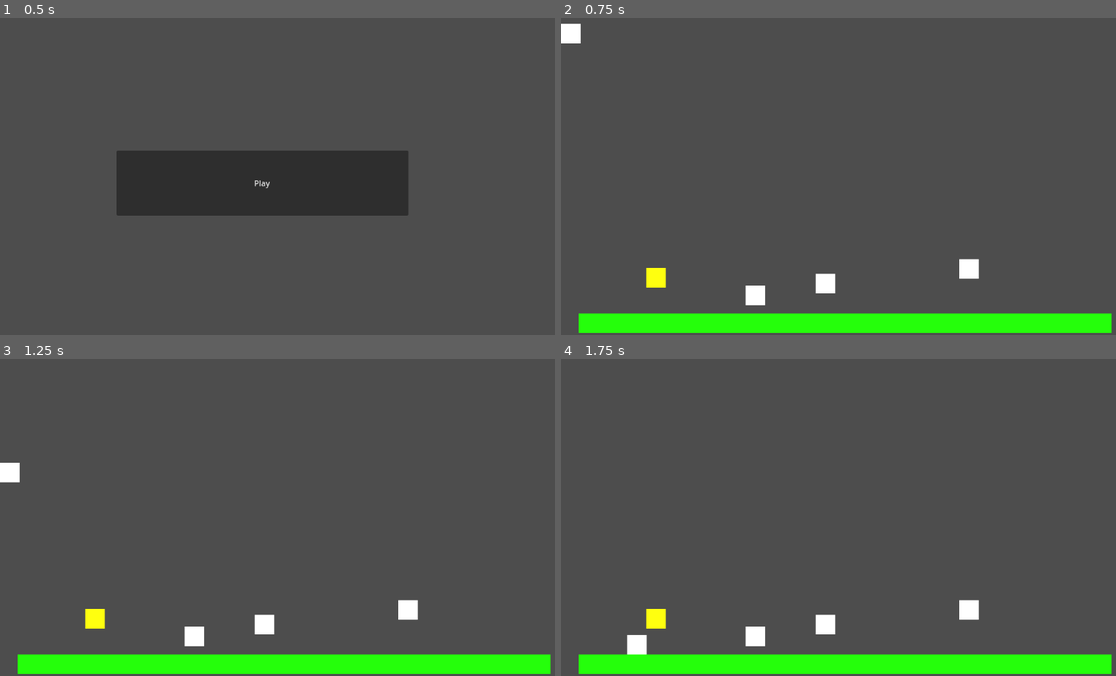
Above: before the commit, frames 1-4 (two rows, left to right).
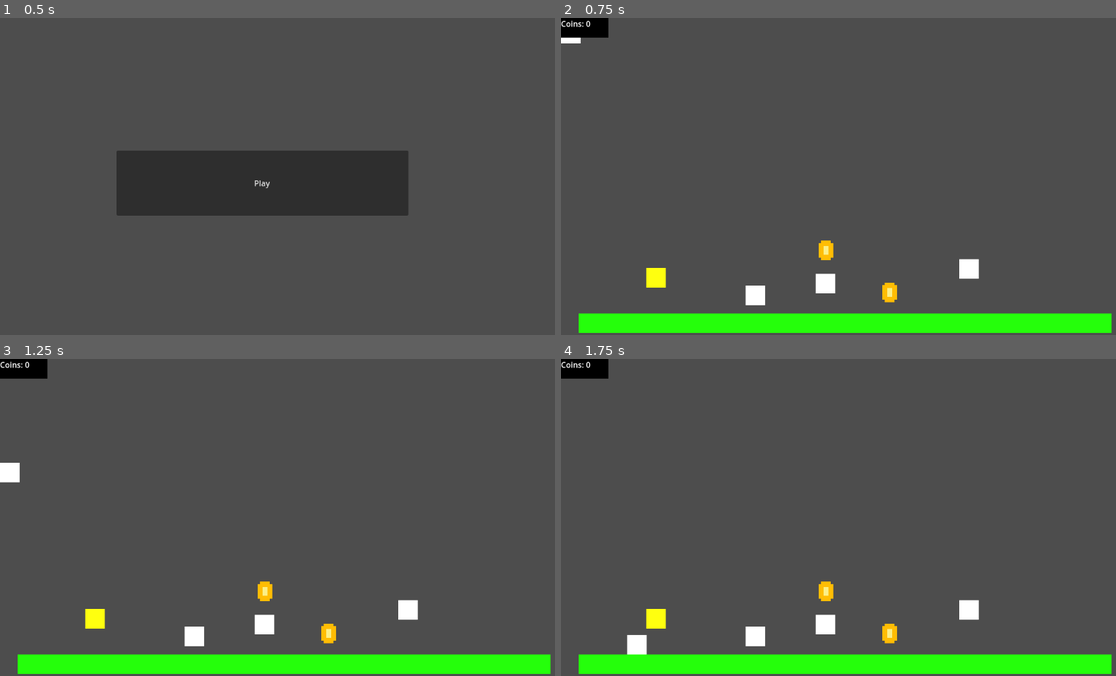
Above: after the commit, the same moments.

Repository: nech14/godoMario
Game: Godot game, scene res://scenes/menu/main_menu.tscn
The game is run twice, just before and just after one commit, with the same random seed, the same clock (stepped at 60 frames per second) and the same inputs.
Inputs:
- Up to frame 1 (0.5 s): no input
- Up to frame 2 (0.75 s): click "Play" at 0.5 s
- Up to frame 3 (1.25 s): no input
- Up to frame 4 (1.75 s): tap Enter (ui_accept) at 1.25, 1.52 s; hold Right (ui_right) from 1.28 s (still down)

Frame 1 is identical in both runs. In frame 2, 0.8% of the frame differs, in the area x 0-61%, y 0-90%; in frame 3, 0.8%; in frame 4, 0.8%.

Commit message:
Coin update

Diff:
--- /dev/null
+++ b/objects/bonuses/coin.gd
@@ -0,0 +1,17 @@
+extends Item
+
+
+# Called when the node enters the scene tree for the first time.
+func _ready() -> void:
+	$CollisionShape2D.set_deferred("disabled", true)
+
+# Called every frame. 'delta' is the elapsed time since the previous frame.
+func _process(delta: float) -> void:
+	pass
+
+func _below() -> void:
+	queue_free()
+	GameState.give_coins(1)
+
+func _above() -> void:
+	queue_free()
--- /dev/null
+++ b/objects/bonuses/coin.tscn
@@ -0,0 +1,39 @@
+[gd_scene load_steps=4 format=3 uid="uid://ddnptk0lcsf1i"]
+
+[ext_resource type="PackedScene" uid="uid://biih50hntfarg" path="res://objects/bonuses/item.tscn" id="1_issrb"]
+[ext_resource type="Script" path="res://objects/bonuses/coin.gd" id="2_5ru0j"]
+
+[sub_resource type="RectangleShape2D" id="RectangleShape2D_epvng"]
+size = Vector2(20, 30)
+
+[node name="Coin" instance=ExtResource("1_issrb")]
+script = ExtResource("2_5ru0j")
+
+[node name="ColorRect" type="ColorRect" parent="." index="0"]
+offset_right = 30.0
+offset_bottom = 30.0
+color = Color(1, 0.741176, 0.0156863, 1)
+metadata/_edit_use_anchors_ = true
+
+[node name="ColorRect2" type="ColorRect" parent="." index="1"]
+offset_left = 5.0
+offset_top = -5.0
+offset_right = 25.0
+offset_bottom = 35.0
+color = Color(1, 0.741176, 0.0156863, 1)
+metadata/_edit_use_anchors_ = true
+
+[node name="ColorRect3" type="ColorRect" parent="." index="2"]
+offset_left = 10.0
+offset_top = 6.0
+offset_right = 20.0
+offset_bottom = 24.0
+color = Color(0.982272, 0.937221, 0.529255, 1)
+metadata/_edit_use_anchors_ = true
+
+[node name="CollisionShape2D" parent="." index="3"]
+position = Vector2(15, 15)
+
+[node name="CollisionShape2D" parent="Area2D" index="0"]
+position = Vector2(-5, -5)
+shape = SubResource("RectangleShape2D_epvng")
--- /dev/null
+++ b/objects/bonuses/item.gd
@@ -0,0 +1,22 @@
+
+extends StaticBody2D
+
+class_name Item
+
+
+# Called when the node enters the scene tree for the first time.
+func _ready() -> void:
+	$CollisionShape2D.set_deferred("disabled", true)
+
+
+# Called every frame. 'delta' is the elapsed time since the previous frame.
+func _process(delta: float) -> void:
+	pass
+
+func _below():
+	pass
+
+
+func _on_area_2d_area_entered(area: Area2D) -> void:
+	if area.name == "charater":
+		_below()
--- /dev/null
+++ b/objects/bonuses/item.tscn
@@ -0,0 +1,16 @@
+[gd_scene load_steps=2 format=3 uid="uid://biih50hntfarg"]
+
+[ext_resource type="Script" path="res://objects/bonuses/item.gd" id="1_hpvo7"]
+
+[node name="StaticBody2D" type="StaticBody2D"]
+position = Vector2(0, 5)
+script = ExtResource("1_hpvo7")
+
+[node name="CollisionShape2D" type="CollisionShape2D" parent="."]
+
+[node name="Area2D" type="Area2D" parent="."]
+position = Vector2(20, 20)
+
+[node name="CollisionShape2D" type="CollisionShape2D" parent="Area2D"]
+
+[connection signal="area_entered" from="Area2D" to="." method="_on_area_2d_area_entered"]
--- a/objects/character/player.tscn
+++ b/objects/character/player.tscn
@@ -16,6 +16,7 @@
 [node name="ColorRect" type="ColorRect" parent="."]
 offset_right = 40.0
 offset_bottom = 40.0
+metadata/_edit_use_anchors_ = true
 
 [node name="charater" type="Area2D" parent="."]
 position = Vector2(20, 20)
--- /dev/null
+++ b/objects/character_interface/character_interface.gd
@@ -0,0 +1,7 @@
+extends CanvasLayer
+
+
+
+# Called every frame. 'delta' is the elapsed time since the previous frame.
+func _process(delta: float) -> void:
+	$CoinLabel.text = "Coins: %d" % GameState.count_coins
--- /dev/null
+++ b/objects/character_interface/character_interface.tscn
@@ -0,0 +1,16 @@
+[gd_scene load_steps=2 format=3 uid="uid://c0cskdad4ovad"]
+
+[ext_resource type="Script" path="res://objects/character_interface/character_interface.gd" id="1_7t7kx"]
+
+[node name="CanvasLayer" type="CanvasLayer"]
+script = ExtResource("1_7t7kx")
+
+[node name="ColorRect" type="ColorRect" parent="."]
+offset_right = 97.0
+offset_bottom = 40.0
+color = Color(0, 0, 0, 1)
+
+[node name="CoinLabel" type="Label" parent="."]
+offset_right = 40.0
+offset_bottom = 23.0
+text = "Coins: "
--- /dev/null
+++ b/objects/character_interface/game_state.gd
@@ -0,0 +1,10 @@
+
+extends Node
+
+
+var count_coins: int = 0
+var count_lives: int = 3
+
+
+func give_coins(num: int) -> void:
+	count_coins += num
--- a/project.godot
+++ b/project.godot
@@ -14,3 +14,7 @@
 run/main_scene="res://scenes/menu/main_menu.tscn"
 config/features=PackedStringArray("4.3", "Forward Plus")
 config/icon="res://icon.svg"
+
+[autoload]
+
+GameState="*res://objects/character_interface/game_state.gd"
--- a/scenes/lvls/lvl_1.tscn
+++ b/scenes/lvls/lvl_1.tscn
@@ -1,9 +1,11 @@
-[gd_scene load_steps=7 format=3 uid="uid://b8eiktv3vpa6i"]
+[gd_scene load_steps=9 format=3 uid="uid://b8eiktv3vpa6i"]
 
 [ext_resource type="PackedScene" uid="uid://dp8cf0y2par1b" path="res://objects/character/player.tscn" id="1_bijtm"]
 [ext_resource type="PackedScene" uid="uid://cal7hqsuxreg1" path="res://objects/blocks/base_block.tscn" id="3_6skpg"]
 [ext_resource type="PackedScene" uid="uid://cqd8v3ta72hnm" path="res://objects/blocks/turn_block.tscn" id="3_wkh30"]
 [ext_resource type="PackedScene" uid="uid://fpy7u5wrf5l0" path="res://objects/blocks/sriking_block.tscn" id="4_iw21m"]
+[ext_resource type="PackedScene" uid="uid://c0cskdad4ovad" path="res://objects/character_interface/character_interface.tscn" id="5_4wcsv"]
+[ext_resource type="PackedScene" uid="uid://ddnptk0lcsf1i" path="res://objects/bonuses/coin.tscn" id="6_spjtp"]
 
 [sub_resource type="PhysicsMaterial" id="PhysicsMaterial_gvo8u"]
 
@@ -38,3 +40,11 @@
 
 [node name="BaseBlock2" parent="." instance=ExtResource("3_6skpg")]
 position = Vector2(377, 547)
+
+[node name="CanvasLayer" parent="." instance=ExtResource("5_4wcsv")]
+
+[node name="Coin" parent="." instance=ExtResource("6_spjtp")]
+position = Vector2(656, 546)
+
+[node name="Coin2" parent="." instance=ExtResource("6_spjtp")]
+position = Vector2(526, 460)
